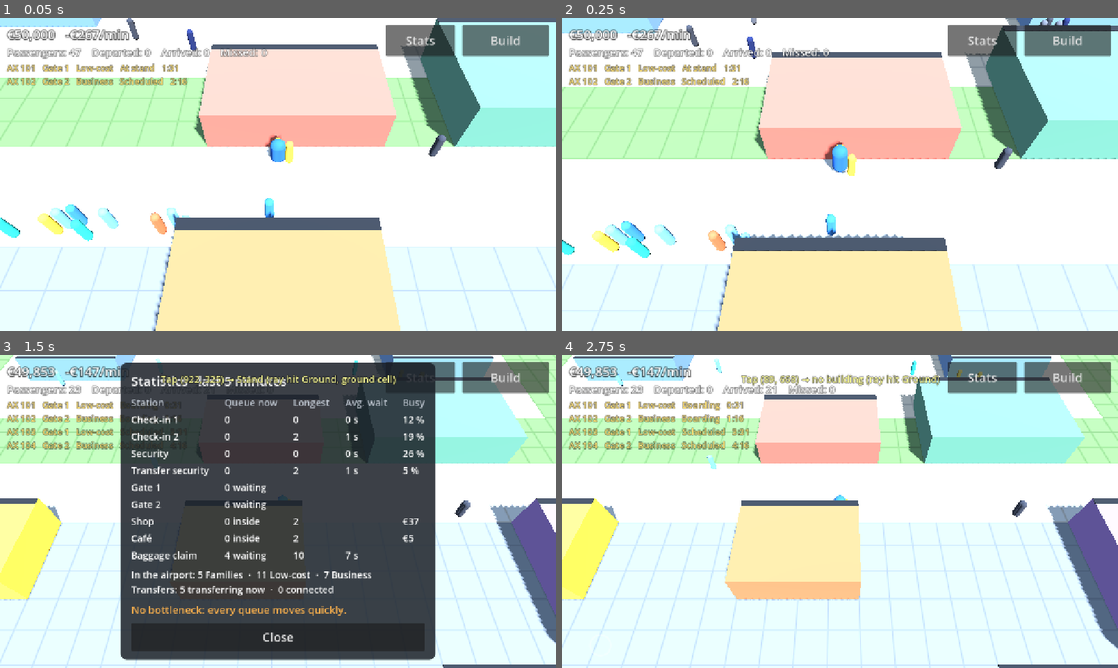
Above: before the commit, frames 1-4 (two rows, left to right).
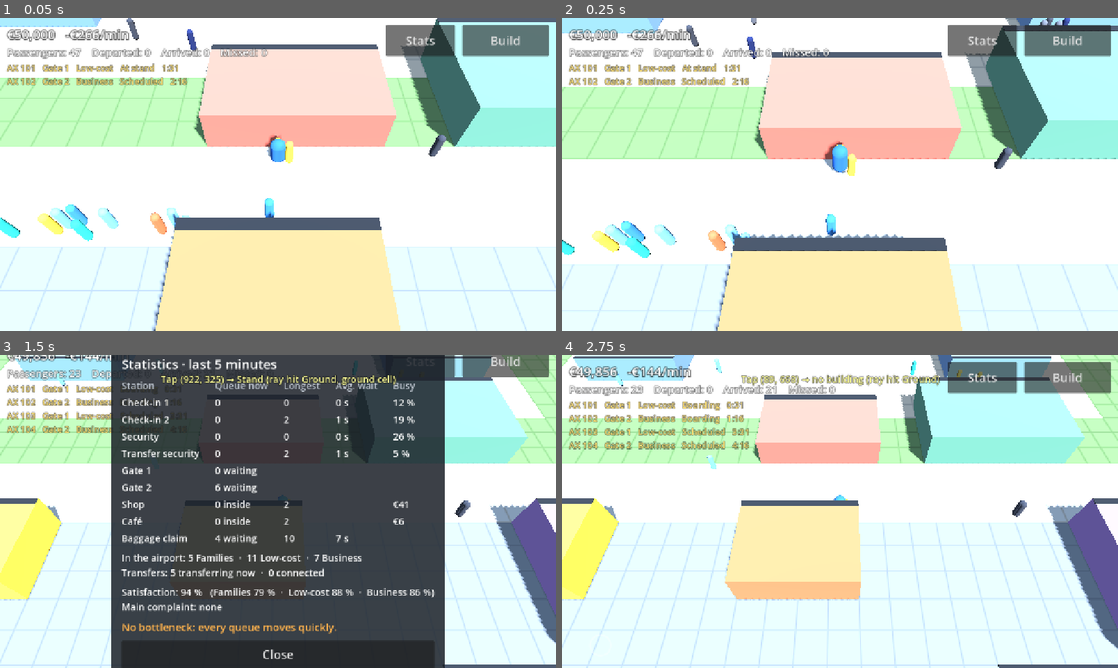
Above: after the commit, the same moments.

Repository: jakobmaier16-pixel/airport-idle
Game: Godot game, scene res://tests/screenshots.tscn
Two runs of this game, one before a commit and one after it. Both use one fixed random seed, a clock stepped at 60 frames per second and the inputs below. This scene is started directly instead of the project's main scene.
Inputs (mouse positions are in pixels of both pictures, inside the frame that each line leads up to):
- Up to frame 1 (0.05 s): no input
- Up to frame 2 (0.25 s): no input
- Up to frame 3 (1.5 s): move the mouse to (400, 495) at 0.52 s; hold D (move_right) 0.53-1.25 s; click (400, 495) at 0.67 s; drag from (166, 527) to (250, 574) at 1.27 s
- Up to frame 4 (2.75 s): click "Manager" at 2 s

The runs differ from the first frame. In frame 1, less than 0.1% of the frame differs, in the area x 16-18%, y 3-8%; in frame 2, less than 0.1%; in frame 3, 22%, in the area x 1-99%, y 0-100%; in frame 4, less than 0.1%.
Error in both runs: Invalid access to property or key 'footprint' on a base object of type 'Nil'. (res://scenes/build/build_mode.gd:290)

Commit message:
Passenger satisfaction: mood per passenger, running average, main complaint
Co-Authored-By: Claude Opus 5.5 <noreply@anthropic.com>

Diff:
--- a/data/passengers/business.tres
+++ b/data/passengers/business.tres
@@ -13,6 +13,7 @@
 skip_check_in_chance = 0.0
 check_in_time_factor = 0.7
 security_time_factor = 0.8
+queue_patience = 30.0
 checked_bag_chance = 0.4
 shop_chance = 0.6
 spend_factor = 2.0
--- a/data/passengers/family.tres
+++ b/data/passengers/family.tres
@@ -13,6 +13,7 @@
 skip_check_in_chance = 0.0
 check_in_time_factor = 1.4
 security_time_factor = 1.3
+queue_patience = 60.0
 checked_bag_chance = 1.0
 shop_chance = 0.8
 spend_factor = 0.8
--- a/data/passengers/low_cost.tres
+++ b/data/passengers/low_cost.tres
@@ -13,6 +13,7 @@
 skip_check_in_chance = 0.6
 check_in_time_factor = 1.0
 security_time_factor = 1.0
+queue_patience = 90.0
 checked_bag_chance = 0.3
 shop_chance = 0.4
 spend_factor = 0.6
--- a/scenes/ui/hud.gd
+++ b/scenes/ui/hud.gd
@@ -49,6 +49,7 @@
 @onready var _stats_table: GridContainer = $SafeArea/StatsPanel/Content/Table
 @onready var _bottleneck_label: Label = $SafeArea/StatsPanel/Content/BottleneckLabel
 @onready var _types_label: Label = $SafeArea/StatsPanel/Content/TypesLabel
+@onready var _satisfaction_label: Label = $SafeArea/StatsPanel/Content/SatisfactionLabel
 @onready var _build_menu: Control = $SafeArea/BuildMenu
 @onready var _building_buttons: HBoxContainer = $SafeArea/BuildMenu/BuildingButtons
 @onready var _tool_panel: Control = $SafeArea/ToolPanel
@@ -275,11 +276,26 @@
 		parts.append("%d %s" % [counts.get(type_name, 0), type_name])
 	_types_label.text = "In the airport: " + "  ·  ".join(parts) \
 		+ "\nTransfers: %d transferring now  ·  %d connected" % [flow.transferring_count(), flow.transferred_count]
+	_satisfaction_label.text = satisfaction_text(flow.satisfaction)
 	if bottleneck != null:
 		_bottleneck_label.text = "Bottleneck: %s · avg wait %d s" % [
 			flow.station_label(bottleneck.building), roundi(bottleneck.average_wait(flow.time))]
 	else:
 		_bottleneck_label.text = "No bottleneck: every queue moves quickly."
+
+
+## "Satisfaction: 78 %  ·  Families 82 % …" plus the main complaint (design doc §8.10).
+static func satisfaction_text(satisfaction: Satisfaction) -> String:
+	var parts: PackedStringArray = []
+	for type_name in ["Families", "Low-cost", "Business"]:
+		if satisfaction.by_type.has(type_name):
+			parts.append("%s %d %%" % [type_name, roundi(satisfaction.by_type[type_name])])
+	var text := "Satisfaction: %d %%" % roundi(satisfaction.average)
+	if not parts.is_empty():
+		text += "   (" + "  ·  ".join(parts) + ")"
+	var complaint := satisfaction.main_complaint()
+	text += "\nMain complaint: " + (complaint if not complaint.is_empty() else "none")
+	return text
 
 
 func _add_stats_cell(text: String, color: Color) -> void:
--- a/scenes/ui/hud.tscn
+++ b/scenes/ui/hud.tscn
@@ -235,6 +235,10 @@
 layout_mode = 2
 theme_override_font_sizes/font_size = 22
 
+[node name="SatisfactionLabel" type="Label" parent="SafeArea/StatsPanel/Content"]
+layout_mode = 2
+theme_override_font_sizes/font_size = 22
+
 [node name="BottleneckLabel" type="Label" parent="SafeArea/StatsPanel/Content"]
 layout_mode = 2
 theme_override_colors/font_color = Color(1, 0.7, 0.3, 1)
--- a/scripts/autoload/airport.gd
+++ b/scripts/autoload/airport.gd
@@ -349,6 +349,7 @@
 		"zones": Marshalls.raw_to_base64(grid.get_zone_data()),
 		"walkways": Marshalls.raw_to_base64(grid.get_walkway_data()),
 		"money": economy.balance,
+		"satisfaction": passenger_flow.satisfaction.save_state(),
 		"buildings": saved_buildings,
 	}
 
@@ -399,6 +400,7 @@
 			if needs_staff(building):
 				staff_fully(building)
 	economy.balance = float(data.get("money", Economy.STARTING_MONEY))
+	passenger_flow.satisfaction.load_state(data.get("satisfaction", {}))
 	zones_changed.emit()
 	walkways_changed.emit()
 	layout_changed.emit()
--- a/scripts/resources/passenger_type.gd
+++ b/scripts/resources/passenger_type.gd
@@ -25,6 +25,10 @@
 ## Arriving passengers: share with a checked bag, who wait at the baggage claim (design doc §8.8).
 @export_range(0.0, 1.0) var checked_bag_chance: float = 1.0
 
+@export_group("Satisfaction")
+## Seconds in a queue before they get annoyed (design doc §8.10).
+@export var queue_patience: float = 60.0
+
 @export_group("Shopping")
 ## Chance to visit a shop or café after security, if there is time (design doc §8.6).
 @export_range(0.0, 1.0) var shop_chance: float = 0.6
--- a/scripts/simulation/passenger.gd
+++ b/scripts/simulation/passenger.gd
@@ -52,5 +52,9 @@
 ## simulation time by which the passenger must leave to still make boarding.
 var after_shop: BuildingType.Role = BuildingType.Role.GATE
 var leave_shop_by: float = 0.0
+## How happy the passenger is with the airport so far, 0..100 (design doc §8.10).
+var mood: float = 100.0
+## Meters walked inside the airport so far.
+var walked: float = 0.0
 ## Seconds until a STUCK passenger tries again.
 var retry_in: float = 0.0
--- a/scripts/simulation/passenger_flow.gd
+++ b/scripts/simulation/passenger_flow.gd
@@ -23,6 +23,20 @@
 const PASS_THROUGH_TIME: float = 3.0
 ## Customers leave a shop this long before boarding opens at the latest ("final call").
 const FINAL_CALL: float = 15.0
+## Satisfaction (design doc §8.10): mood points lost per second in a queue beyond the type's
+## patience, per second waiting for a bag beyond BAG_PATIENCE, per meter walked beyond
+## WALK_TOLERANCE, and per second without a way to go on.
+const QUEUE_PENALTY: float = 0.5
+const BAG_PATIENCE: float = 60.0
+const BAG_PENALTY: float = 0.3
+const WALK_TOLERANCE: float = 150.0
+const WALK_PENALTY: float = 0.1
+const STUCK_PENALTY: float = 1.0
+## Mood gained by a visit to a shop or café.
+const SHOP_BONUS: float = 5.0
+## Unhappy customers spend less: spending at mood 0 and at mood 100 (share of the normal amount).
+const SPEND_AT_WORST: float = 0.5
+const SPEND_AT_BEST: float = 1.1
 ## How many clothing colors the visuals offer.
 const COLOR_COUNT: int = 6
 ## Safety limit, so a layout where passengers can't leave doesn't fill up endlessly.
@@ -45,6 +59,8 @@
 var transfers_possible: bool = false
 ## Tests only: if 0 or more, replaces every route's transfer share.
 var transfer_share_override: float = -1.0
+## How happy passengers leave the airport (design doc §8.10).
+var satisfaction: Satisfaction = Satisfaction.new()
 ## What is missing for a complete route, or "" if passengers can flow.
 var route_problem: String = ""
 
@@ -169,12 +185,14 @@
 		_sample_timer -= 1.0
 		for station: Station in _stations.values():
 			station.record_sample()
+		satisfaction.tick_second()
 
 	for passenger in passengers:
 		match passenger.state:
 			Passenger.State.WALKING:
 				_walk(passenger, delta)
 			Passenger.State.STUCK:
+				_lose_mood(passenger, Satisfaction.NO_WAY, STUCK_PENALTY * delta)
 				passenger.retry_in -= delta
 				if passenger.retry_in <= 0.0:
 					_plan(passenger)
@@ -228,6 +246,8 @@
 	if boarding.is_empty():
 		return 0
 	_remove(boarding)
+	for passenger in boarding:
+		_finish_journey(passenger)
 	flight.boarded += boarding.size()
 	transferred_count += boarding.filter(func(p: Passenger) -> bool: return p.is_transfer).size()
 	return boarding.size()
@@ -325,6 +345,10 @@
 	_remove(leaving)
 	if count_as_missed:
 		missed_count += leaving.size()
+		for passenger: Passenger in leaving:
+			# Missing the flight ruins the trip, whatever happened before.
+			_lose_mood(passenger, Satisfaction.MISSED, passenger.mood)
+			_finish_journey(passenger, Satisfaction.MISSED_WEIGHT)
 	return leaving.size()
 
 
@@ -409,6 +433,12 @@
 
 func _walk(passenger: Passenger, delta: float) -> void:
 	var step := _speed(passenger) * delta
+	var walked_before := passenger.walked
+	passenger.walked += step
+	# Long walks wear people out (design doc §8.10).
+	var too_far := passenger.walked - maxf(walked_before, WALK_TOLERANCE)
+	if too_far > 0.0:
+		_lose_mood(passenger, Satisfaction.LONG_WALKS, too_far * WALK_PENALTY)
 	while step > 0.0 and passenger.path_index < passenger.path.size():
 		var to_target := passenger.path[passenger.path_index] - passenger.position
 		var distance := to_target.length()
@@ -428,6 +458,7 @@
 		# Out of the airport: the arrival is complete (design doc §8.8).
 		passenger.state = Passenger.State.GONE
 		arrived_count += 1
+		_finish_journey(passenger)
 		Airport.economy.earn(Economy.ARRIVAL_FEE)
 		return
 	var station := _stations[passenger.target]
@@ -488,6 +519,8 @@
 			next.state = Passenger.State.IN_SERVICE
 			station.serving[i] = next
 			station.record_wait(time, time - next.queued_since)
+			var patience := next.type.queue_patience if next.type != null else 60.0
+			_lose_mood(next, Satisfaction.LONG_QUEUES, (time - next.queued_since - patience) * QUEUE_PENALTY)
 			# Some passengers are quicker than others; experienced staff are faster.
 			station.service_left[i] = station.building.service_time() * _type_factor(next, station) \
 				* working[i].time_factor() * _rng.randf_range(0.75, 1.25)
@@ -548,7 +581,10 @@
 		station.waiting.erase(customer)
 		var type := station.building.type
 		var spend_factor := customer.type.spend_factor if customer.type != null else 1.0
-		var income := _rng.randf_range(type.spend_min, type.spend_max) * spend_factor * Economy.CONCESSION_SHARE
+		# Stressed passengers spend less (design doc §8.10); the visit itself cheers them up.
+		var mood_factor := lerpf(SPEND_AT_WORST, SPEND_AT_BEST, clampf(customer.mood, 0.0, 100.0) / 100.0)
+		customer.mood = minf(customer.mood + SHOP_BONUS, 100.0)
+		var income := _rng.randf_range(type.spend_min, type.spend_max) * spend_factor * mood_factor * Economy.CONCESSION_SHARE
 		Airport.economy.earn(income)
 		station.record_income(time, income)
 		# Out of the front door and on to the gate.
@@ -574,6 +610,7 @@
 	for passenger in leaving:
 		station.waiting.erase(passenger)
 		station.record_wait(time, time - passenger.queued_since)
+		_lose_mood(passenger, Satisfaction.BAG_WAITS, (time - passenger.queued_since - BAG_PATIENCE) * BAG_PENALTY)
 		var door: Vector2i = station.exit_cells[_rng.randi() % station.exit_cells.size()]
 		passenger.position = _cell_point(door, passenger)
 		passenger.previous_position = passenger.position
@@ -642,6 +679,20 @@
 		passenger.position += to_target.normalized() * step
 
 
+# --- Satisfaction (design doc §8.10) ---
+
+func _lose_mood(passenger: Passenger, reason: String, points: float) -> void:
+	points = minf(points, passenger.mood)
+	if points <= 0.0:
+		return
+	passenger.mood -= points
+	satisfaction.complain(reason, points)
+
+
+func _finish_journey(passenger: Passenger, weight: float = 1.0) -> void:
+	satisfaction.record(passenger.type.display_name if passenger.type != null else "Other", passenger.mood, weight)
+
+
 # --- Passenger types (design doc §8.7) ---
 
 func _speed(passenger: Passenger) -> float:
--- /dev/null
+++ b/scripts/simulation/satisfaction.gd
@@ -0,0 +1,76 @@
+class_name Satisfaction
+extends RefCounted
+## How happy passengers leave the airport (design doc §8.10). Pure data.
+## Every finished journey (boarded, left the airport, or missed the flight) moves a running
+## average a little towards that passenger's mood, so the value follows recent passengers.
+
+## Where a new airport starts: neither loved nor hated yet.
+const START: float = 75.0
+## Each finished journey moves the averages this far towards its mood (about the last 60 passengers count).
+const SMOOTHING: float = 0.03
+## Complaints fade with this half-life in seconds, so the main complaint shows what is wrong now.
+const COMPLAINT_HALF_LIFE: float = 300.0
+## Missed flights weigh this many times as much as a normal journey: people remember the
+## trip that went wrong (and tell others).
+const MISSED_WEIGHT: float = 3.0
+
+## Why passengers lose mood. Keys of `complaints`.
+const LONG_QUEUES: String = "Long queues"
+const LONG_WALKS: String = "Long walks"
+const BAG_WAITS: String = "Waiting for bags"
+const NO_WAY: String = "No way through"
+const MISSED: String = "Missed flights"
+
+## Average mood of recent passengers, 0..100.
+var average: float = START
+## The same per passenger type ("Families" -> 80.0).
+var by_type: Dictionary[String, float] = {}
+## Mood points lost per reason, fading over time.
+var complaints: Dictionary[String, float] = {}
+## Finished journeys counted so far.
+var journeys: int = 0
+
+
+## A passenger's journey ended with `mood` (0..100). `weight` counts it several times.
+func record(type_name: String, mood: float, weight: float = 1.0) -> void:
+	mood = clampf(mood, 0.0, 100.0)
+	var step := 1.0 - pow(1.0 - SMOOTHING, weight)
+	average = lerpf(average, mood, step)
+	by_type[type_name] = lerpf(by_type.get(type_name, START), mood, step)
+	journeys += 1
+
+
+## A passenger lost `points` of mood because of `reason`.
+func complain(reason: String, points: float) -> void:
+	if points > 0.0:
+		complaints[reason] = complaints.get(reason, 0.0) + points
+
+
+## Fades the complaints; called once per simulated second.
+func tick_second() -> void:
+	var fade := pow(0.5, 1.0 / COMPLAINT_HALF_LIFE)
+	for reason in complaints:
+		complaints[reason] *= fade
+
+
+## The reason passengers lost the most mood recently, or "" if nothing worth mentioning.
+func main_complaint() -> String:
+	var worst := ""
+	var worst_points := 20.0  # a few grumbles are normal
+	for reason in complaints:
+		if complaints[reason] > worst_points:
+			worst_points = complaints[reason]
+			worst = reason
+	return worst
+
+
+func save_state() -> Dictionary:
+	return {"average": average, "by_type": by_type, "journeys": journeys}
+
+
+func load_state(data: Dictionary) -> void:
+	average = float(data.get("average", START))
+	journeys = int(data.get("journeys", 0))
+	var types: Dictionary = data.get("by_type", {})
+	for type_name in types:
+		by_type[str(type_name)] = float(types[type_name])
--- /dev/null
+++ b/tests/cases/test_21_satisfaction.gd
@@ -0,0 +1,90 @@
+extends TestCase
+## Passenger satisfaction (design doc §8.10).
+
+
+func _security() -> Building:
+	for building in Airport.buildings:
+		if building.type.role == BuildingType.Role.SECURITY:
+			return building
+	return null
+
+
+func test_running_average_follows_journeys() -> void:
+	var satisfaction := Satisfaction.new()
+	check_eq(satisfaction.average, Satisfaction.START, "a new airport starts neutral")
+	for i in 200:
+		satisfaction.record("Families", 20.0)
+	check(satisfaction.average < 25.0, "many unhappy passengers pull it down: %.1f" % satisfaction.average)
+	check(satisfaction.by_type["Families"] < 25.0, "per type too")
+	satisfaction.record("Business", 150.0)
+	check(satisfaction.by_type["Business"] <= 100.0, "mood is capped at 100")
+
+
+func test_complaints_fade() -> void:
+	var satisfaction := Satisfaction.new()
+	check_eq(satisfaction.main_complaint(), "", "no complaints at the start")
+	satisfaction.complain(Satisfaction.LONG_QUEUES, 100.0)
+	satisfaction.complain(Satisfaction.LONG_WALKS, 40.0)
+	check_eq(satisfaction.main_complaint(), Satisfaction.LONG_QUEUES, "the biggest reason wins")
+	for i in 600:
+		satisfaction.tick_second()
+	check(satisfaction.complaints[Satisfaction.LONG_QUEUES] < 30.0, "halves every 5 minutes")
+	for i in 600:
+		satisfaction.tick_second()
+	check_eq(satisfaction.main_complaint(), "", "old complaints are forgotten")
+
+
+func test_showcase_passengers_are_fairly_happy() -> void:
+	ShowcaseAirport.build(0.0)
+	sim_seconds(600)
+	var satisfaction := Airport.passenger_flow.satisfaction
+	check(satisfaction.journeys > 40, "journeys finished: %d" % satisfaction.journeys)
+	check(satisfaction.average > 60.0, "a good layout keeps them happy: %.1f" % satisfaction.average)
+	check(satisfaction.by_type.size() >= 2, "tracked per type: %s" % satisfaction.by_type)
+
+
+func test_slow_security_makes_passengers_unhappy() -> void:
+	ShowcaseAirport.build(0.0)
+	var security := _security()
+	while Airport.dismiss(security):
+		pass
+	Airport.hire(security)  # one lane for everyone
+	var normal_time := security.type.service_time
+	security.type.service_time = normal_time * 3.0
+	sim_seconds(600)
+	security.type.service_time = normal_time
+	var satisfaction := Airport.passenger_flow.satisfaction
+	check(satisfaction.average < 60.0, "queues and missed flights hurt: %.1f" % satisfaction.average)
+	check(satisfaction.main_complaint() in [Satisfaction.LONG_QUEUES, Satisfaction.MISSED],
+		"they complain about queues or missed flights: '%s'" % satisfaction.main_complaint())
+
+
+func test_missed_flight_ruins_the_trip() -> void:
+	var flow := Airport.passenger_flow
+	var flight := Flight.new()
+	var passenger := Passenger.new()
+	passenger.flight = flight
+	passenger.mood = 90.0
+	flow.passengers.append(passenger)
+	flow.remove_flight_passengers(flight, true)
+	check(flow.satisfaction.average < Satisfaction.START, "a missed flight counts as mood 0")
+	check(flow.satisfaction.complaints.get(Satisfaction.MISSED, 0.0) >= 90.0, "and is complained about")
+
+
+func test_satisfaction_is_saved() -> void:
+	Airport.passenger_flow.satisfaction.average = 42.0
+	Airport.passenger_flow.satisfaction.by_type["Business"] = 33.0
+	var data := JSON.parse_string(JSON.stringify(Airport.save_state())) as Dictionary
+	Airport.load_state(data)
+	check_eq(roundi(Airport.passenger_flow.satisfaction.average), 42, "average restored")
+	check_eq(roundi(Airport.passenger_flow.satisfaction.by_type.get("Business", 0.0)), 33, "per type restored")
+
+
+func test_stats_show_satisfaction() -> void:
+	ShowcaseAirport.build(0.0)
+	sim_seconds(300)
+	await start_game()
+	await press(ui("TopButtons/StatsButton"))
+	await frames(2)
+	var text := (ui("StatsPanel/Content/SatisfactionLabel") as Label).text
+	check(text.begins_with("Satisfaction: ") and text.contains("Main complaint:"), "stats line: '%s'" % text)
Not shown, added: scripts/simulation/satisfaction.gd.uid
Not shown, added: tests/cases/test_21_satisfaction.gd.uid
Not shown, changed: docs/game_design.md
